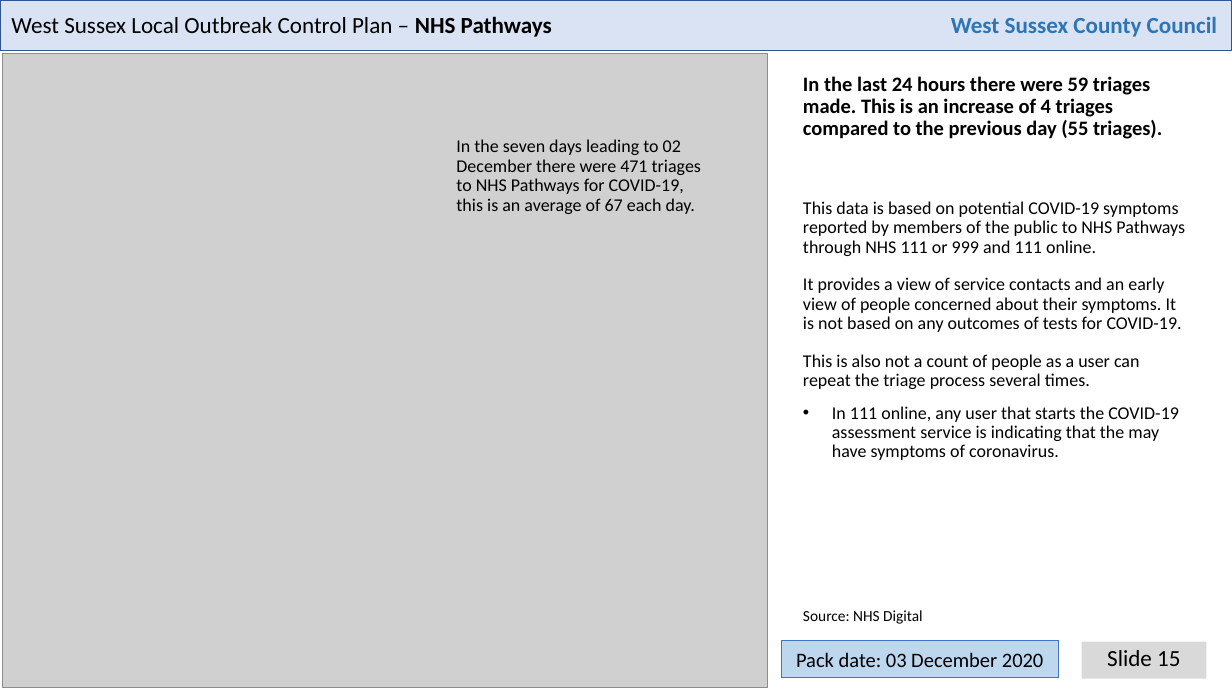
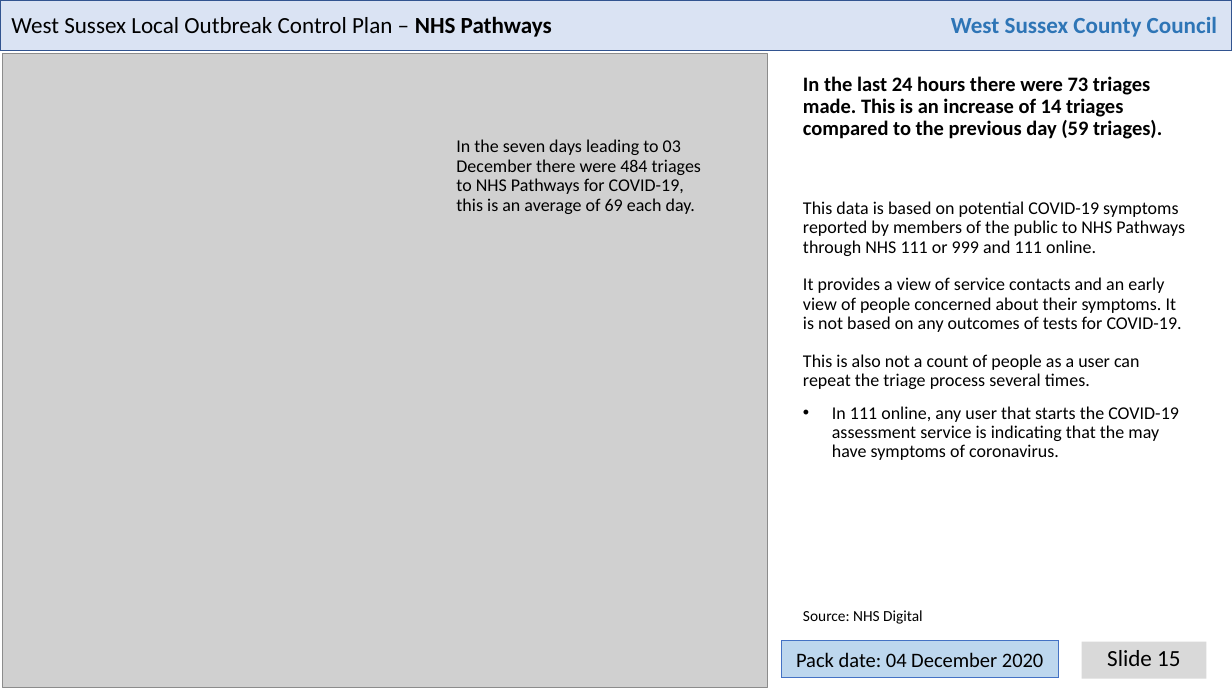
Before and after one commit to psychty/wsx_covid_datapack_public, a slide deck: slide 15 of Latest_West_Sussex_C19_slide_deck.pptx. Drawn at 1232x693 pixels with LibreOffice and Linux fonts; fonts in the diff are those of the drawing; grey boxes stand for pictures. Boxes give left, top, right and bottom in pixels: in the first picture for what was removed or moved away, otherwise in the second. Text is boxed around its words. In the diff, an @@ line names an element or a change of style, - is before the commit and + after.

```diff
--- a/Latest_West_Sussex_C19_slide_deck.pptx
+++ b/Latest_West_Sussex_C19_slide_deck.pptx
@@ text at <box>803,76,1162,139</box>: text changed @@
-In the last 24 hours there were 59 triages made. This is an increase of 4 triages compared to the previous day (55 triages).
+In the last 24 hours there were 73 triages made. This is an increase of 14 triages compared to the previous day (59 triages).
@@ text at <box>456,139,701,214</box>: text changed @@
-In the seven days leading to 02 December there were 471 triages to NHS Pathways for COVID-19, this is an average of 67 each day.
+In the seven days leading to 03 December there were 484 triages to NHS Pathways for COVID-19, this is an average of 69 each day.
@@ text in rectangle at <box>796,652,1043,667</box>: text changed @@
-Pack date: 03 December 2020
+Pack date: 04 December 2020
```
Also in this commit, not shown: 22 other slides changed, 48 other files.
